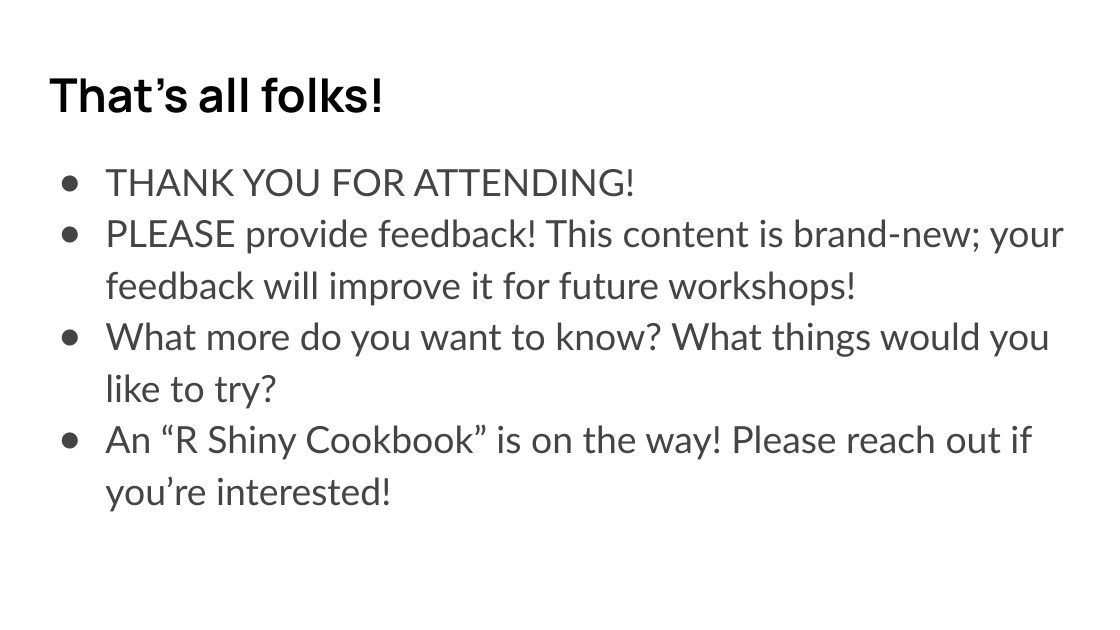
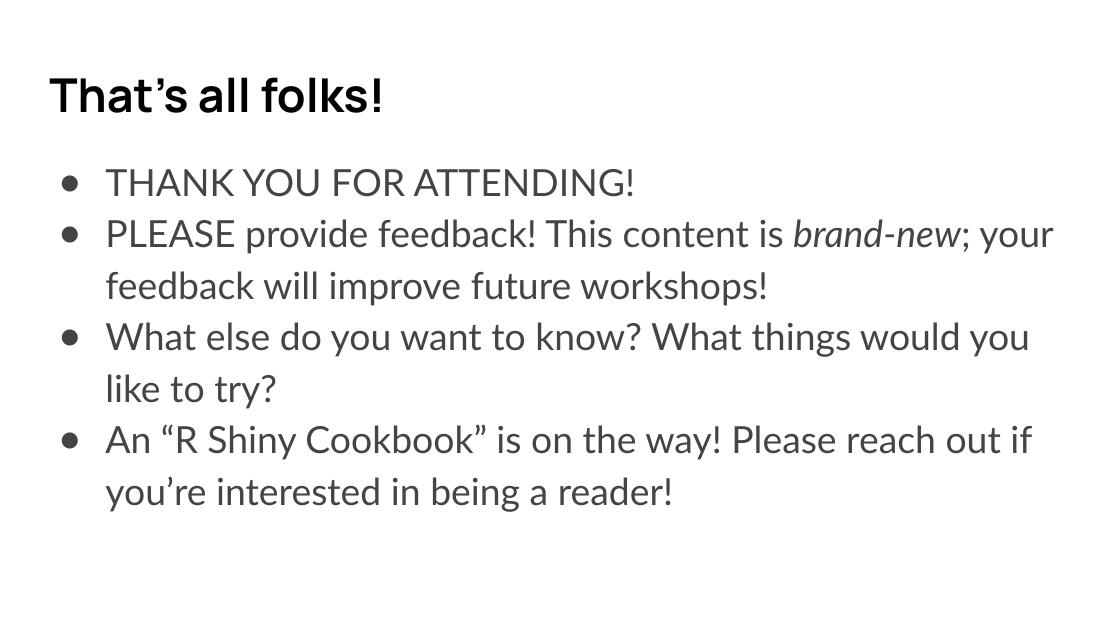
Before and after one commit to umn-dash/r-shiny, a slide deck: slide 62 of instructors/files/SWC slides R Shiny 2024 Fall.pptx. Drawn at 1120x630 pixels with LibreOffice and Linux fonts; fonts in the diff are those of the drawing. Boxes give left, top, right and bottom in pixels: in the first picture for what was removed or moved away, otherwise in the second. Text is boxed around its words. In the diff, an @@ line names an element or a change of style, - is before the commit and + after.

```diff
--- a/instructors/files/SWC slides R Shiny 2024 Fall.pptx
+++ b/instructors/files/SWC slides R Shiny 2024 Fall.pptx
@@ text at (105,219,1053,512): text changed @@
-● PLEASE provide feedback! This content is brand-new; your feedback will improve it for future workshops!
-● What more do you want to know? What things would you like to try?
-● An “R Shiny Cookbook” is on the way! Please reach out if you’re interested!
+● PLEASE provide feedback! This content is brand-new; your feedback will improve future workshops!
+● What else do you want to know? What things would you like to try?
+● An “R Shiny Cookbook” is on the way! Please reach out if you’re interested in being a reader!
```
Also in this commit, not shown: 10 other slides changed, 2 other files.
